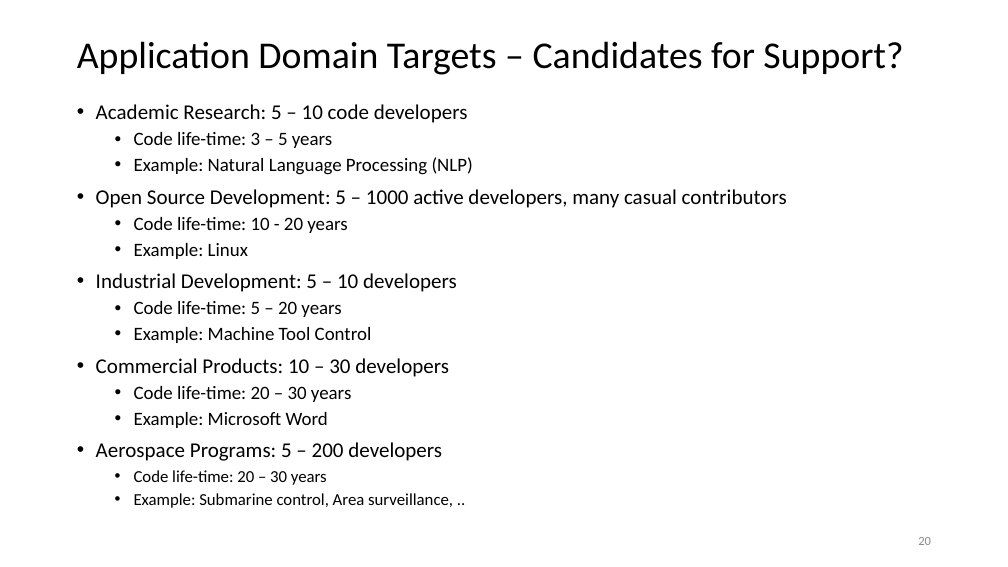
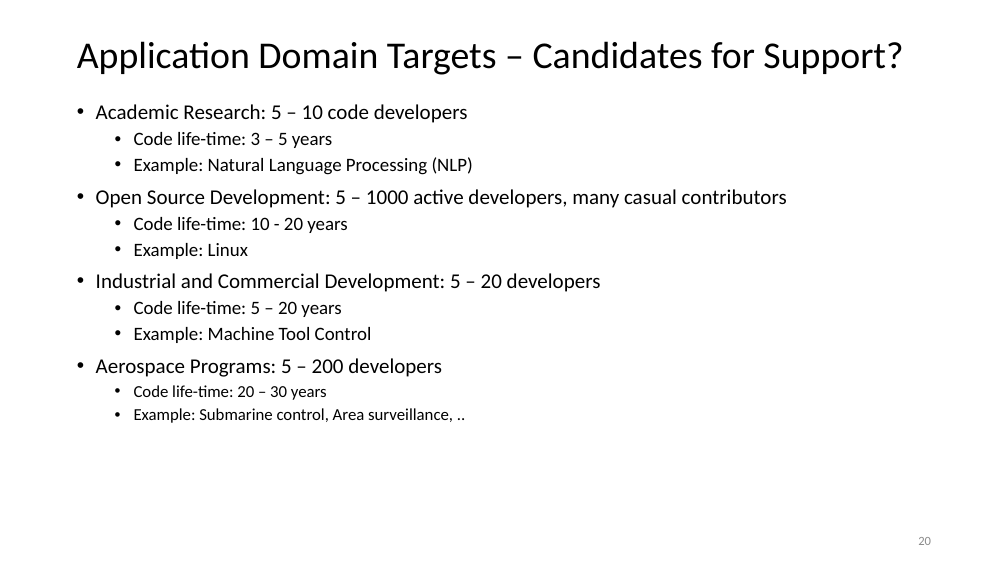
Before and after one commit to JimFawcett/JimFawcett.github.io, a slide deck: slide 20 of Resources/PublishingSourceCode.pptx. Drawn at 1008x567 pixels with LibreOffice and Linux fonts; fonts in the diff are those of the drawing. Boxes give left, top, right and bottom in pixels: in the first picture for what was removed or moved away, otherwise in the second. Text is boxed around its words. In the diff, an @@ line names an element or a change of style, - is before the commit and + after.

Commit message:
fixed text error in Hier, modified slides in PublishingSourceCode

```diff
--- a/Resources/PublishingSourceCode.pptx
+++ b/Resources/PublishingSourceCode.pptx
@@ text at [96, 273, 601, 292]: text changed @@
-• Industrial Development: 5 – 10 developers
+• Industrial and Commercial Development: 5 – 20 developers
@@ text at [96, 358, 449, 428]: paragraphs removed @@
-• Commercial Products: 10 – 30 developers
-  • Code life-time: 20 – 30 years
-  • Example: Microsoft Word
```
Also in this commit, not shown: 3 other slides changed, 4 other files.
